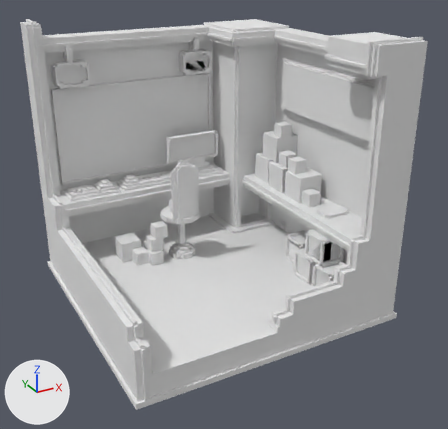
The OBJ model MorayGameJam17/Assets/Models/Room_1.obj as it was, and as the next commit left it.
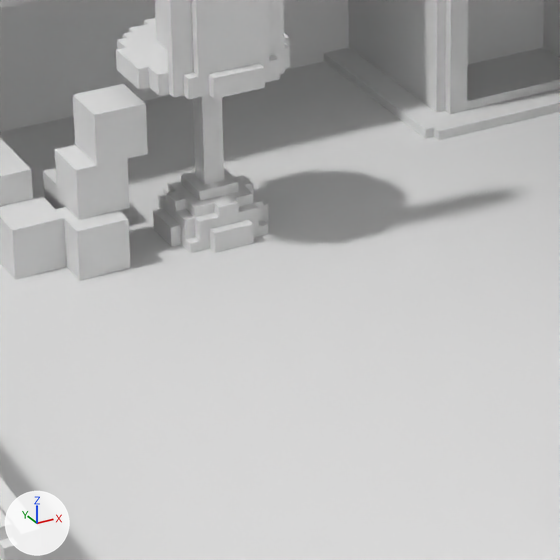
Old and new are each drawn whole from a 50 mm lens placed at (-98.3, -186.8, 126.7), pointed at (2.0, -4.5, 35.6) and again close up on the part from 30% to 59% of the width and 47% to 77% of the height. Arrows for +X, +Y and +Z are at lower left; the lights stay in place. Where no turn or scale is listed for an object, it has been applied to the vertices. Vertices at the same position are counted once.

In view in the first close-up: 'Room_1'.
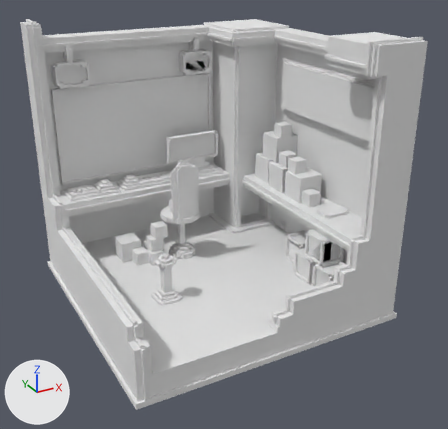
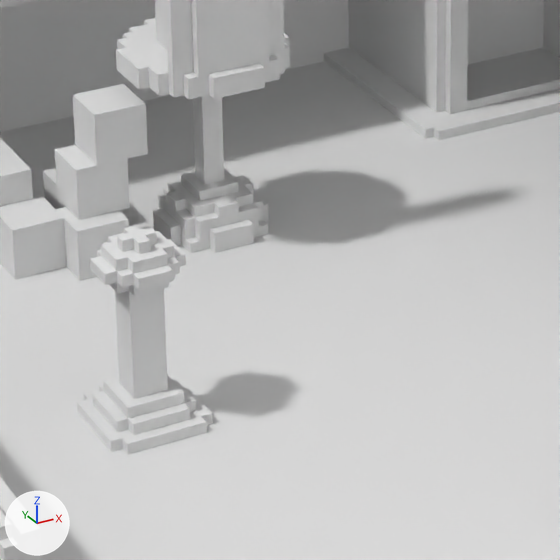
The change, as a diff of the scene's bpy script:
```diff
--- a/MorayGameJam17/Assets/Models/Room_1.obj.py
+++ b/MorayGameJam17/Assets/Models/Room_1.obj.py
@@ me_room_1 @@
 # used by ob_room_1; location = (0.0, 0.0, 0.0)
-me_room_1.from_pydata(...)  # 1856 vertices, 3806 faces; spans x -51.0..51.0, y -47.0..55.0, z 0.0..101.0
+me_room_1.from_pydata(...)  # 2008 vertices, 4110 faces; spans x -51.0..51.0, y -47.0..55.0, z 0.0..101.0
+# me_room_1 part 1
+# 2 faces are deleted
+# 68 vertices are added at x -28.0..-19.0, y -13.0..-4.0, z 10.0..26.0
+# 64 new vertices lie (0.0, 0.0, 1.0) away from vertices in x -28.0..-19.0, y -13.0..-4.0, z 10.0..26.0
+# 12 new vertices lie (0.0, 0.0, 1.0) away from vertices in x -26.0..-21.0, y -11.0..-6.0, z 12.0..24.0
+# 8 new vertices lie (0.0, 0.0, 1.0) away from vertices in x -26.0..-21.0, y -11.0..-6.0, z 25.0
+# 306 new faces join them
 me_room_1.materials.append(mat_palette)
```

Where the change shows, as pixel boxes (x1, y1, x2, y2) in the close-ups (560 x 560 px):
part 1 of me_room_1, built on: before (25, 356, 267, 486); after (25, 225, 267, 486)
